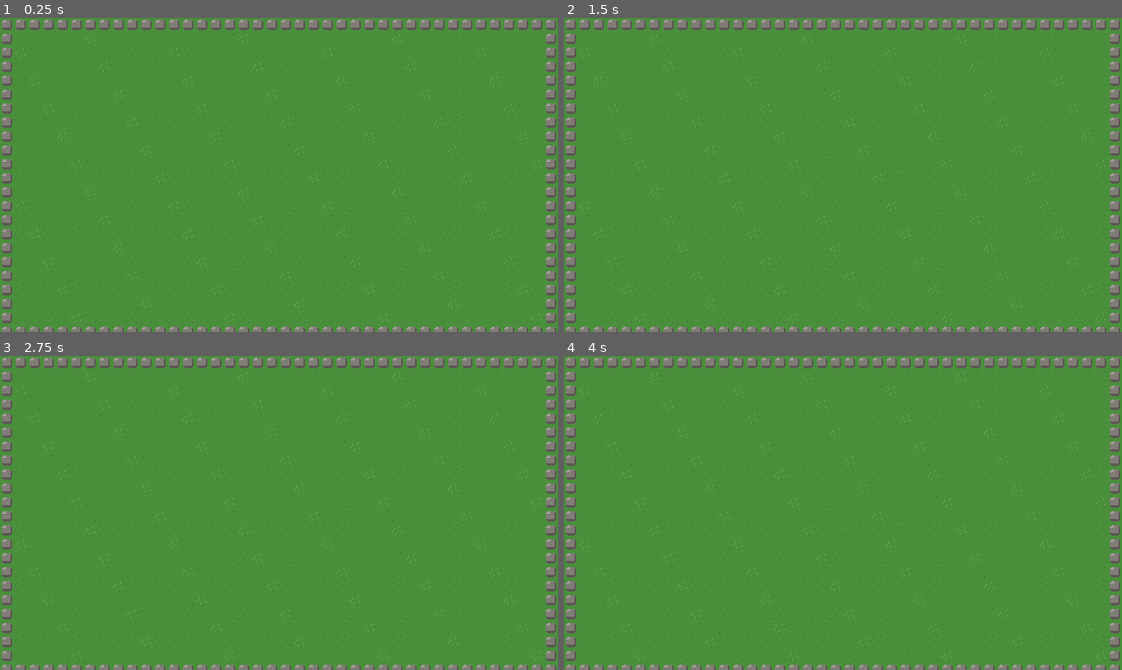
Above: before the commit, frames 1-4 (two rows, left to right).
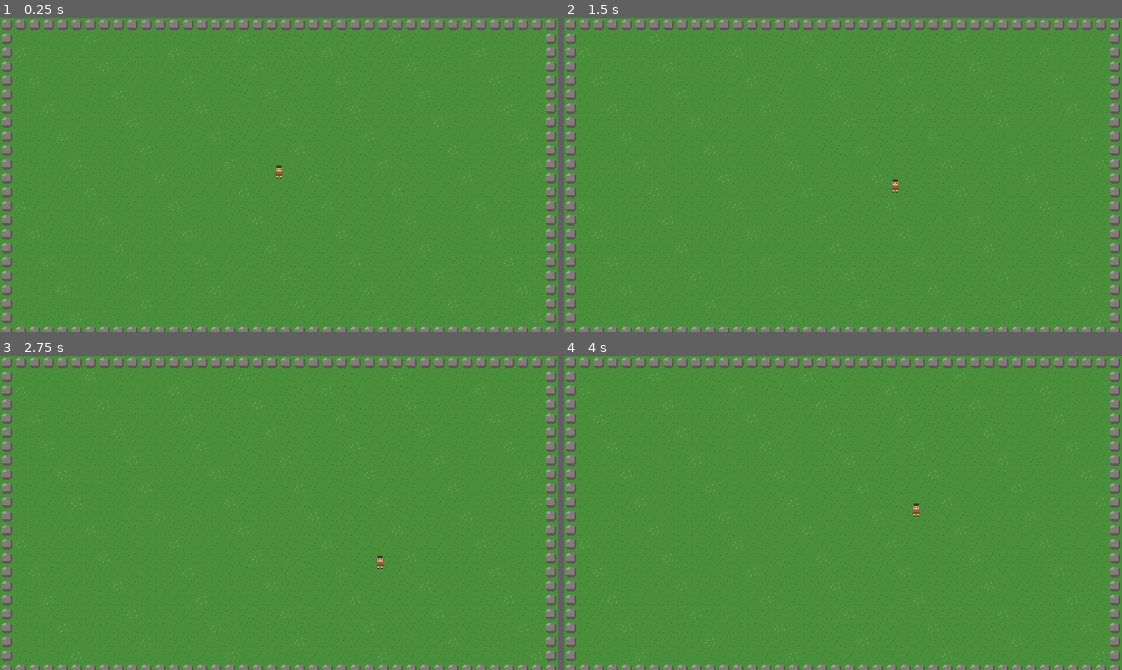
Above: after the commit, the same moments.

Repository: JunLee8108/Stoneage
Game: Godot game, scene res://field.tscn
Same seed, same stepped clock (60 frames per second), same inputs: the game is played once before the commit and once after it. Before the commit the project has no main scene; this scene is started directly in both runs.
Inputs:
- Up to frame 1 (0.25 s): no input
- Up to frame 2 (1.5 s): tap Enter at 0.5 s; hold Right (move_right, bound only after the commit) 0.53-1.28 s; hold Down (move_down, bound only after the commit) from 1.28 s (still down)
- Up to frame 3 (2.75 s): release Down (move_down, bound only after the commit) at 2.03 s; hold Right (move_right, bound only after the commit) from 2.03 s (still down)
- Up to frame 4 (4 s): release Right (move_right, bound only after the commit) at 2.78 s; hold Up (move_up, bound only after the commit) 2.78-3.53 s; tap Space at 3.5 s; hold Left (move_left, bound only after the commit) from 3.53 s (still down)

The runs differ from the first frame. In frame 1, less than 0.1% of the frame differs, in the area x 49-51%, y 46-52%; in frame 2, less than 0.1%; in frame 3, less than 0.1%; in frame 4, less than 0.1%.

Commit message:
플레이어 4방향 이동 구현: player 씬/스크립트, 입력맵(방향키+WASD), 메인 씬 지정
Co-Authored-By: Claude Fable 5 <noreply@anthropic.com>
Claude-Session: https://claude.ai/code/session_019nLczVo6RGNCtNR613NpEv

Diff:
--- a/field.tscn
+++ b/field.tscn
@@ -1,9 +1,13 @@
-[gd_scene load_steps=2 format=3 uid="uid://cvvs2tewt4d51"]
+[gd_scene load_steps=3 format=3 uid="uid://cvvs2tewt4d51"]
 
 [ext_resource type="TileSet" uid="uid://dg5wq1nbveh3o" path="res://assets/tiles/grass_tileset.tres" id="1_tileset"]
+[ext_resource type="PackedScene" uid="uid://b7ju6smfq2xnd" path="res://player.tscn" id="2_player"]
 
 [node name="Field" type="Node2D"]
 
 [node name="Ground" type="TileMapLayer" parent="."]
 tile_map_data = PackedByteArray("AAAAAAAAAAACAAAAAAABAAAAAAACAAAAAAACAAAAAAACAAAAAAADAAAAAAACAAAAAAAEAAAAAAACAAAAAAAFAA …(14640 unchanged characters)…
 tile_set = ExtResource("1_tileset")
+
+[node name="Player" parent="." instance=ExtResource("2_player")]
+position = Vector2(320, 176)
--- /dev/null
+++ b/player.gd
@@ -0,0 +1,9 @@
+extends CharacterBody2D
+
+## 필드 이동 속도 (픽셀/초). 16px 타일 기준 초당 5칸.
+const SPEED := 80.0
+
+func _physics_process(_delta: float) -> void:
+	var direction := Input.get_vector("move_left", "move_right", "move_up", "move_down")
+	velocity = direction * SPEED
+	move_and_slide()
--- /dev/null
+++ b/player.tscn
@@ -0,0 +1,17 @@
+[gd_scene load_steps=4 format=3 uid="uid://b7ju6smfq2xnd"]
+
+[ext_resource type="Script" uid="uid://c0vpxq8rmga2t" path="res://player.gd" id="1_player"]
+[ext_resource type="Texture2D" uid="uid://cf8k2trpdw4mn" path="res://assets/sprites/player_temp.png" id="2_tex"]
+
+[sub_resource type="RectangleShape2D" id="RectangleShape2D_body"]
+size = Vector2(12, 10)
+
+[node name="Player" type="CharacterBody2D"]
+script = ExtResource("1_player")
+
+[node name="Sprite2D" type="Sprite2D" parent="."]
+texture = ExtResource("2_tex")
+
+[node name="CollisionShape2D" type="CollisionShape2D" parent="."]
+position = Vector2(0, 3)
+shape = SubResource("RectangleShape2D_body")
--- a/project.godot
+++ b/project.godot
@@ -11,6 +11,7 @@
 [application]
 
 config/name="Stoneage"
+run/main_scene="res://field.tscn"
 config/features=PackedStringArray("4.7", "GL Compatibility")
 config/icon="res://icon.svg"
 
@@ -20,6 +21,33 @@
 window/size/viewport_height=360
 window/stretch/mode="viewport"
 window/stretch/scale_mode="integer"
+
+[input]
+
+move_up={
+"deadzone": 0.2,
+"events": [Object(InputEventKey,"resource_local_to_scene":false,"resource_name":"","device":-1,"window_id":0,"alt_pressed":false,"shift_pressed":false,"ctrl_pressed":false,"meta_pressed":false,"pressed":false,"keycode":0,"physical_keycode":4194320,"key_label":0,"unicode":0,"location":0,"echo":false,"script":null)
+, Object(InputEventKey,"resource_local_to_scene":false,"resource_name":"","device":-1,"window_id":0,"alt_pressed":false,"shift_pressed":false,"ctrl_pressed":false,"meta_pressed":false,"pressed":false,"keycode":0,"physical_keycode":87,"key_label":0,"unicode":0,"location":0,"echo":false,"script":null)
+]
+}
+move_down={
+"deadzone": 0.2,
+"events": [Object(InputEventKey,"resource_local_to_scene":false,"resource_name":"","device":-1,"window_id":0,"alt_pressed":false,"shift_pressed":false,"ctrl_pressed":false,"meta_pressed":false,"pressed":false,"keycode":0,"physical_keycode":4194322,"key_label":0,"unicode":0,"location":0,"echo":false,"script":null)
+, Object(InputEventKey,"resource_local_to_scene":false,"resource_name":"","device":-1,"window_id":0,"alt_pressed":false,"shift_pressed":false,"ctrl_pressed":false,"meta_pressed":false,"pressed":false,"keycode":0,"physical_keycode":83,"key_label":0,"unicode":0,"location":0,"echo":false,"script":null)
+]
+}
+move_left={
+"deadzone": 0.2,
+"events": [Object(InputEventKey,"resource_local_to_scene":false,"resource_name":"","device":-1,"window_id":0,"alt_pressed":false,"shift_pressed":false,"ctrl_pressed":false,"meta_pressed":false,"pressed":false,"keycode":0,"physical_keycode":4194319,"key_label":0,"unicode":0,"location":0,"echo":false,"script":null)
+, Object(InputEventKey,"resource_local_to_scene":false,"resource_name":"","device":-1,"window_id":0,"alt_pressed":false,"shift_pressed":false,"ctrl_pressed":false,"meta_pressed":false,"pressed":false,"keycode":0,"physical_keycode":65,"key_label":0,"unicode":0,"location":0,"echo":false,"script":null)
+]
+}
+move_right={
+"deadzone": 0.2,
+"events": [Object(InputEventKey,"resource_local_to_scene":false,"resource_name":"","device":-1,"window_id":0,"alt_pressed":false,"shift_pressed":false,"ctrl_pressed":false,"meta_pressed":false,"pressed":false,"keycode":0,"physical_keycode":4194321,"key_label":0,"unicode":0,"location":0,"echo":false,"script":null)
+, Object(InputEventKey,"resource_local_to_scene":false,"resource_name":"","device":-1,"window_id":0,"alt_pressed":false,"shift_pressed":false,"ctrl_pressed":false,"meta_pressed":false,"pressed":false,"keycode":0,"physical_keycode":68,"key_label":0,"unicode":0,"location":0,"echo":false,"script":null)
+]
+}
 
 [physics]
 
Binary file added: assets/sprites/player_temp.png
Not shown, added: assets/sprites/player_temp.png.import
Not shown, added: player.gd.uid
